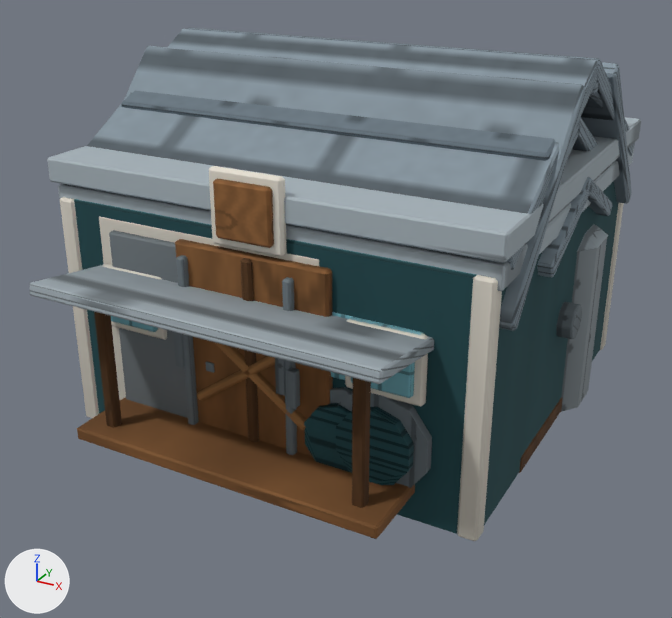
The Blender file art/source/farmrise_assets.blend: old version first, new version second.
The view is the same before and after, from a camera (50 mm lens) standing at (3.63, -7.18, 4.27) and looking at (-0.05, -0.49, 0.92). Lighting does not change. The marker at lower left points along +X, +Y and +Z. The older version comes first.

Names of what the first picture shows: 'SM_building_barn', 'SM_building_cold_store', 'SM_building_creamery', 'SM_building_mill', 'SM_building_preserve_kitchen', 'SM_building_worker_hut' and 1 more.
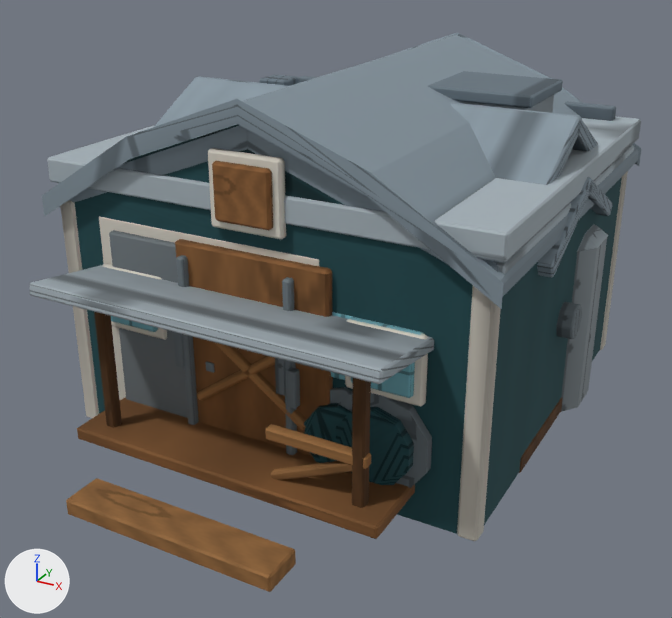
What differs and where, as boxes [x1, y1, x2, y2] in the pictures (672 x 618 px; the box of a moved part takes in the faces that stretch with it):
'SM_building_barn', reshaped
    before: [60, 46, 632, 541]
    after: [42, 33, 641, 541]
'SM_building_worker_hut', reshaped
    before: [30, 117, 598, 539]
    after: [30, 76, 598, 592]
'SM_building_mill', reshaped (mostly hidden afterwards)
    before: [87, 28, 635, 339]
    after: [59, 75, 582, 339]
part 1 of me_sm_building_barn, moved or reshaped
    before: [209, 166, 287, 257]
    after: [208, 148, 286, 239]
part 2 of me_sm_building_barn, moved or reshaped
    before: [213, 179, 274, 248]
    after: [212, 161, 273, 231]
part 3 of me_sm_building_barn, rebuilt
    before: [124, 46, 586, 331]
    after: [42, 33, 641, 309]
part 4 of me_sm_building_barn, added
    after: [75, 124, 461, 276]
part 5 of me_sm_building_barn, deleted
    before: [590, 81, 599, 95]
part 6 of me_sm_building_barn, deleted (mostly hidden)
    before: [585, 92, 603, 109]
part 7 of me_sm_building_barn, deleted
    before: [121, 91, 555, 161]
part 8 of me_sm_building_barn, deleted
    before: [240, 258, 259, 442]
part 9 of me_sm_building_barn, deleted
    before: [581, 62, 632, 204]
part 10 of me_sm_building_barn, recoloured
    before: [60, 197, 624, 487]
    after: [60, 171, 628, 487]
part 11 of me_sm_building_worker_hut, added
    after: [66, 478, 296, 592]
part 12 of me_sm_building_worker_hut, added
    after: [265, 424, 371, 469]
part 13 of me_sm_building_worker_hut, added
    after: [270, 461, 352, 480]
part 14 of me_sm_building_mill, rebuilt (not visible afterwards)
    before: [87, 29, 598, 270]
part 15 of me_sm_building_mill, rebuilt
    before: [188, 28, 635, 156]
    after: [59, 125, 499, 272]
part 16 of me_sm_building_mill, recoloured
    after: [260, 75, 299, 86]

The change, as a diff of the scene's bpy script:
```diff
--- a/art/source/farmrise_assets.blend.py
+++ b/art/source/farmrise_assets.blend.py
@@ me_sm_building_barn @@
-me_sm_building_barn.from_pydata(...)  # 488 vertices, 526 faces; spans x -1.96..1.96, y -2.03..1.87, z 0.0..3.11
+me_sm_building_barn.from_pydata(...)  # 422 vertices, 446 faces; spans x -1.95..1.95, y -2.03..1.96, z 0.0..3.04
+# me_sm_building_barn part 1: the loose piece of 24 vertices spanning x -0.31..0.31, y -1.93..-1.85, z 1.94..2.52 is moved by (0.0, 0.0, 0.13)
+# me_sm_building_barn part 2: the loose piece of 24 vertices spanning x -0.24..0.24, y -1.98..-1.89, z 2.01..2.45 is moved by (0.0, 0.0, 0.13)
+# me_sm_building_barn part 3: the loose piece of 24 vertices spanning x -1.96..1.96, y -1.72..-0.42, z 1.62..3.08 is rebuilt with 52 vertices and now spans x -1.95..1.95, y -1.96..1.96, z 1.9..3.04
+# me_sm_building_barn part 4: a new loose piece of 26 vertices spanning x -1.92..1.92, y -1.85..1.85, z 2.03..3.0, in mat_m_farmrise_vertexcolour
+# me_sm_building_barn part 5: the loose piece of 24 vertices spanning x -1.92..1.92, y -0.07..0.07, z 2.92..3.02 is deleted
+# me_sm_building_barn part 6: the loose piece of 24 vertices spanning x -1.89..1.89, y -0.2..1.01, z 2.55..3.11 is deleted
+# me_sm_building_barn part 7: the loose piece of 24 vertices spanning x -1.89..1.89, y -1.01..0.2, z 2.55..3.11 is deleted
+# me_sm_building_barn part 8: the loose piece of 24 vertices spanning x -0.05..0.05, y -1.96..-1.84, z 0.02..1.88 is deleted
+# me_sm_building_barn part 9: 24 vertices removed from x -1.96..1.96, y 0.42..1.72, z 1.62..3.08
+# me_sm_building_barn part 10: 86 kept faces spanning x -1.87..1.87, y -1.98..1.87, z 0.02..2.05 get new vertex colours; the middle colour goes from light grey #d0cbbf to grey #b2ada3
 me_sm_building_barn.materials.append(mat_m_farmrise_vertexcolour)
@@ me_sm_building_worker_hut @@
-me_sm_building_worker_hut.from_pydata(...)  # 392 vertices, 422 faces; spans x -1.83..1.83, y -2.67..1.63, z 0.0..2.74
+me_sm_building_worker_hut.from_pydata(...)  # 464 vertices, 500 faces; spans x -1.83..1.83, y -3.11..1.63, z 0.0..2.74
+# me_sm_building_worker_hut part 11: the loose piece of 24 vertices spanning x -1.36..1.36, y -2.48..-1.7, z 0.25..0.36 is copied, and the copy is scaled about its middle by (0.656, 0.421, 1.33), then moved by (0.0, -0.85, -0.16); it spans x -0.9..0.9, y -3.11..-2.77, z 0.07..0.21
+# me_sm_building_worker_hut part 12: the loose piece of 24 vertices spanning x 0.41..1.03, y -1.71..-1.62, z 0.93..1.47 is copied, and the copy is scaled about its middle by (1.35, 1, 0.154), then moved by (0.06, -0.61, -0.48); it spans x 0.37..1.2, y -2.32..-2.23, z 0.67..0.77
+# me_sm_building_worker_hut part 13: a new loose piece of 24 vertices spanning x 0.39..1.17, y -2.32..-2.24, z 0.32..0.72, in mat_m_farmrise_vertexcolour
 me_sm_building_worker_hut.materials.append(mat_m_farmrise_vertexcolour)
@@ me_sm_building_mill @@
-me_sm_building_mill.from_pydata(...)  # 344 vertices, 368 faces; spans x -1.92..1.98, y -1.91..1.76, z 0.0..3.18
+me_sm_building_mill.from_pydata(...)  # 454 vertices, 480 faces; spans x -1.88..1.98, y -1.91..1.86, z 0.0..2.86
+# me_sm_building_mill part 14: the loose piece of 24 vertices spanning x -1.92..1.92, y -1.76..0.04, z 2.06..3.18 is rebuilt with 18 vertices and now spans x -1.86..1.86, y -1.72..1.72, z 2.1..2.81
+# me_sm_building_mill part 15: the loose piece of 24 vertices spanning x -1.92..1.92, y -0.04..1.76, z 2.06..3.18 is rebuilt with 36 vertices and now spans x -1.88..1.88, y -1.86..1.86, z 1.97..2.86
+# me_sm_building_mill part 16: 80 kept faces spanning x -1.78..1.78, y -1.8..1.72, z 0.0..2.74 get new vertex colours
+# other edits to the shape of me_sm_building_mill do not show in these pictures
 me_sm_building_mill.materials.append(mat_m_farmrise_vertexcolour)
```
